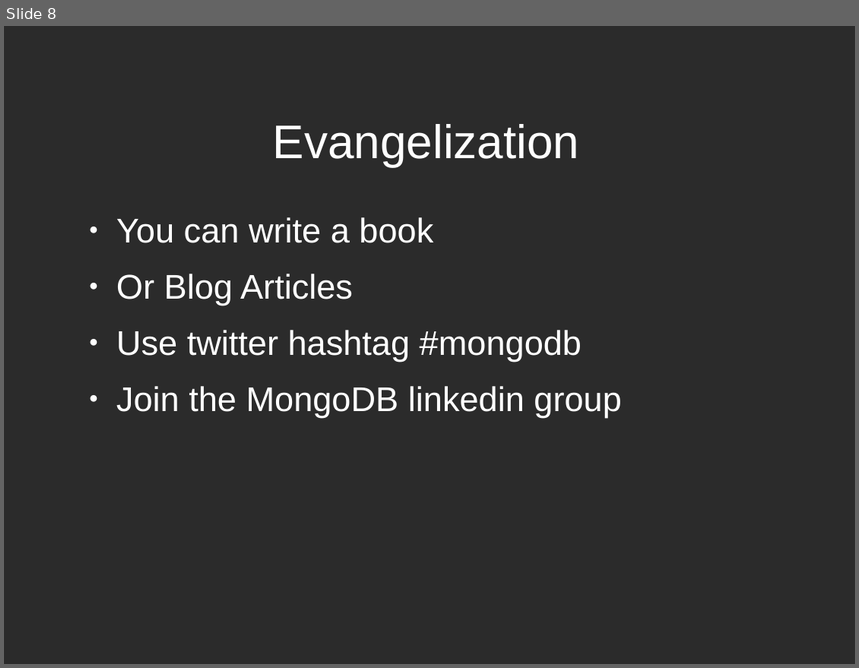
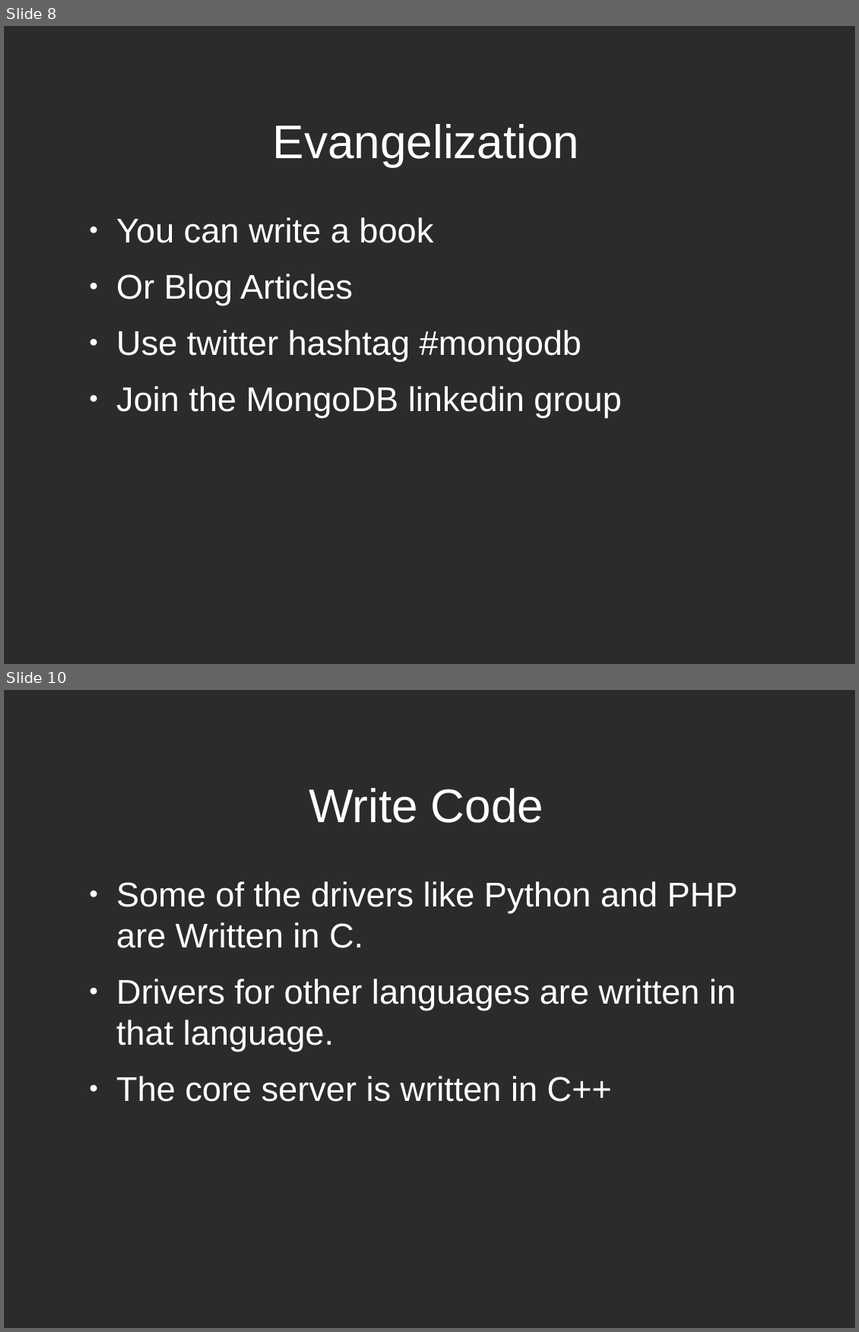
Before and after one commit to zippy1981/TalkMaterials, a slide deck: MongoDC/2010-November/Contributing to MongoDB.odp. Shown one above the other, each under a label of ours: slide 8 before the commit, slides 8 and 10 after it; the slides between them are not shown. The pictures are 859x668 and 859x1332 pixels, drawn with LibreOffice and Linux fonts; fonts in the diff are those of the drawing; background and template pictures are left out; a plain dark background stands for a picture behind light text. Boxes give left, top, right and bottom in pixels: in the first picture for what was removed or moved away, otherwise in the second. Text is boxed around its words. In the diff, an @@ line names an element or a change of style, - is before the commit and + after.

```diff
--- a/MongoDC/2010-November/Contributing to MongoDB.odp
+++ b/MongoDC/2010-November/Contributing to MongoDB.odp
@@ slide 10 added at (4,690,855,1328), background picture (left out) @@
@@ title added at (309,788,544,823), 44 pt, text #FFFFFF @@
+Write Code
@@ text added at (116,882,738,1102), 32 pt, text #FFFFFF @@
+● Some of the drivers like Python and PHP are Written in C.
+● Drivers for other languages are written in that language.
+● The core server is written in C++
```
Also in this commit, not shown: 1 slide changed, 3 other slides added.
